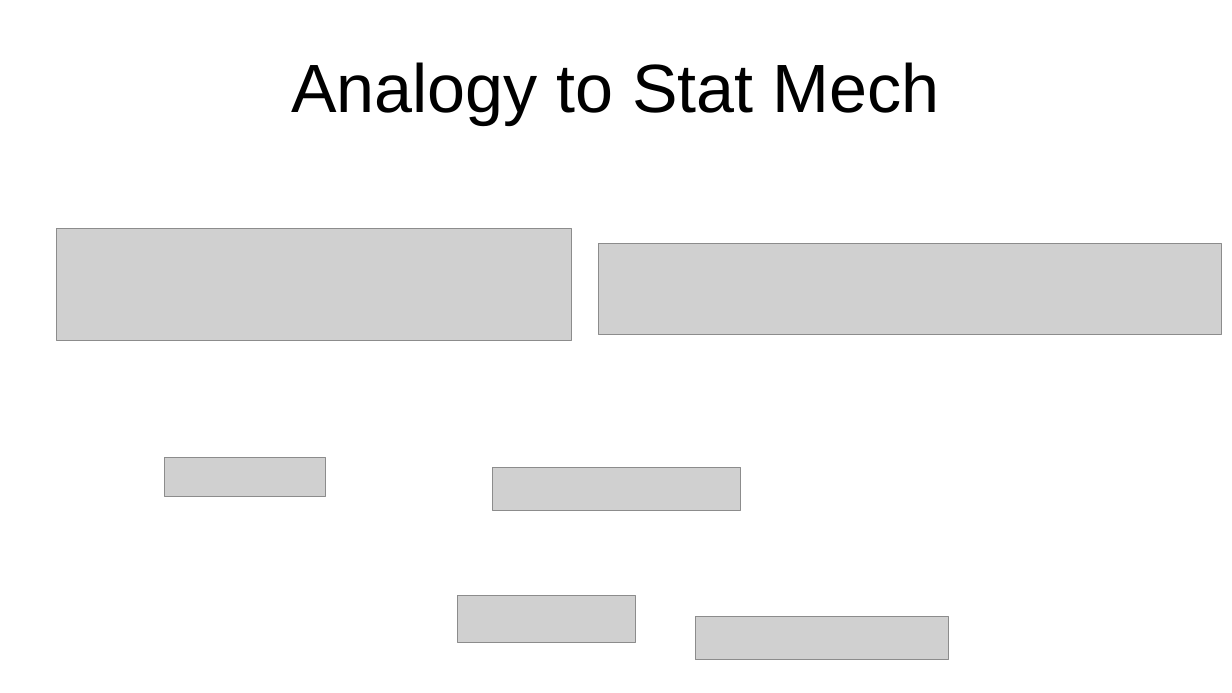
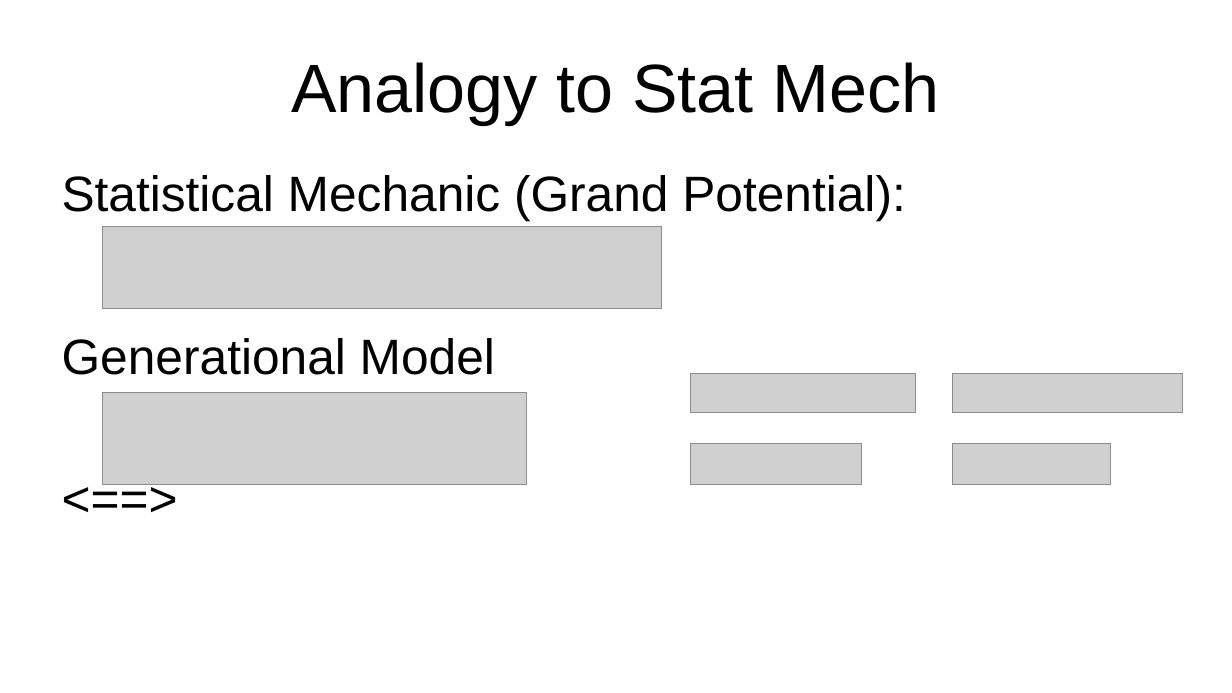
Before and after one commit to Xmann02/Boltzmann, a slide deck: slide 7 of Presentation.odp (slide 6 before the commit). Drawn at 1232x693 pixels with LibreOffice and Linux fonts; fonts in the diff are those of the drawing; grey boxes stand for pictures; background and template pictures are left out. Boxes give left, top, right and bottom in pixels: in the first picture for what was removed or moved away, otherwise in the second. Text is boxed around its words. In the diff, an @@ line names an element or a change of style, - is before the commit and + after.

```diff
--- a/Presentation.odp
+++ b/Presentation.odp
@@ text added at [62,175,905,375], 32 pt, text #000000 @@
+Statistical Mechanic (Grand Potential):
+Generational Model
+<==>
@@ picture: place and size @@
-picture at [57,229,572,341]
+picture at [103,227,663,309]
@@ picture: place and size @@
-picture at [598,244,1222,334]
+picture at [691,373,916,413]
@@ picture: place and size @@
-picture at [695,617,949,661]
+picture at [953,373,1183,413]
@@ picture: place and size @@
-picture at [164,457,325,496]
+picture at [103,394,528,485]
@@ picture: place and size @@
-picture at [493,467,741,511]
+picture at [691,444,862,485]
@@ picture: place and size @@
-picture at [457,596,635,643]
+picture at [953,444,1111,485]
```
Also in this commit, not shown: 6 other slides changed, 8 slides added, 6 slides removed.
